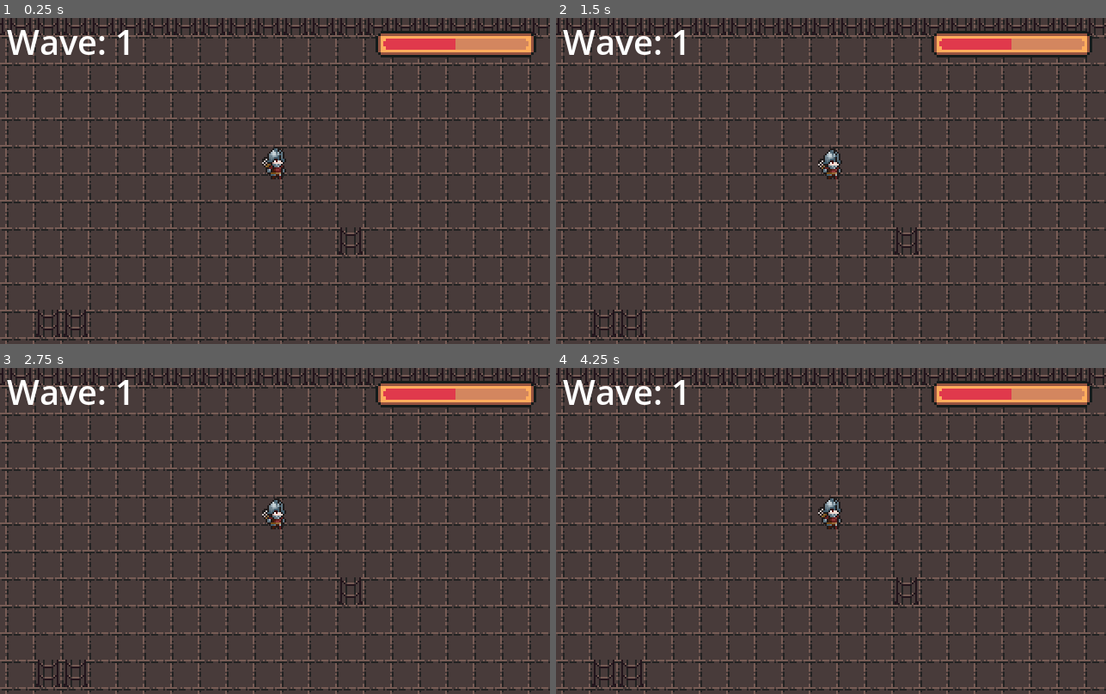
Above: before the commit, frames 1-4 (two rows, left to right).
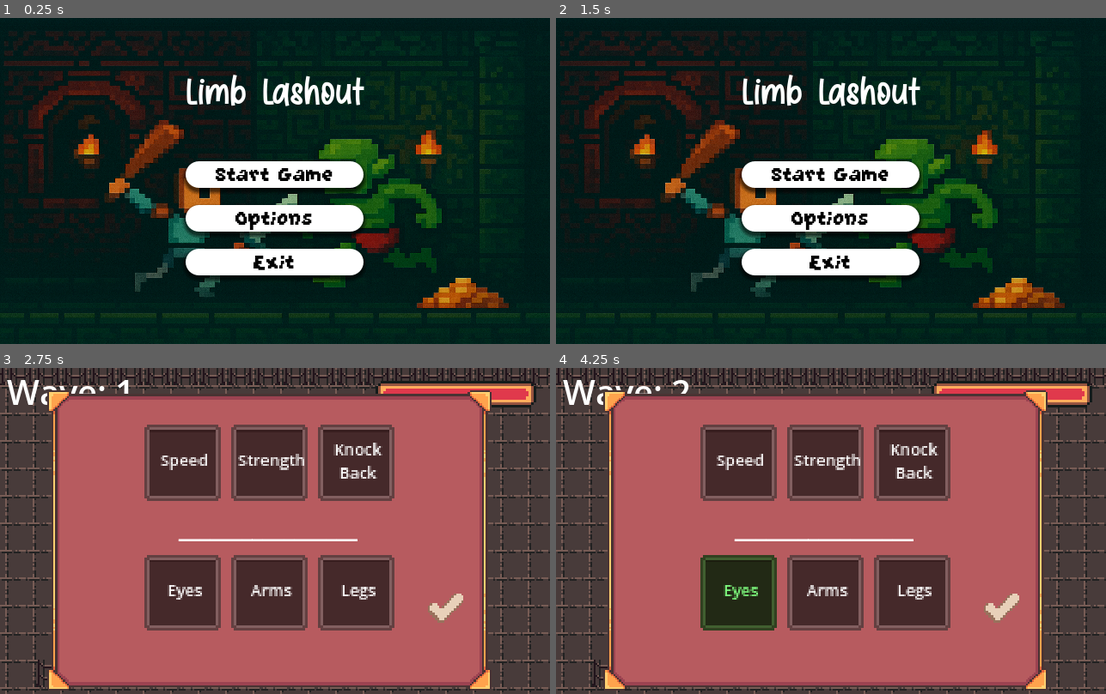
Above: after the commit, the same moments.

Repository: NarrowJS/daydream-game
Game: Godot game, scene res://scenes/main_menu1.tscn
Two runs of this game, one before a commit and one after it. Both use one fixed random seed, a clock stepped at 60 frames per second and the inputs below. Before the commit the project starts from res://scenes/game.tscn.
Inputs (mouse positions are in pixels of both pictures, inside the frame that each line leads up to):
- Up to frame 1 (0.25 s): no input
- Up to frame 2 (1.5 s): click (831, 216) at 0.5 s, where only the run after the commit has a clickable "Options"; click (831, 269) at 1.25 s, where only the run after the commit has a clickable "Back"
- Up to frame 3 (2.75 s): click (275, 524) at 2 s, where only the run after the commit has a clickable "Start Game"
- Up to frame 4 (4.25 s): click (1001, 609) at 2.77 s; click (737, 592) at 3.5 s, where only the run after the commit has a clickable "Eyes"

The runs differ from the first frame. In frame 1, 98% of the frame differs, in the area x 0-100%, y 0-100%; in frame 2, 98%; in frame 3, 59%; in frame 4, 61%.
Error before the commit: Parse Error: Mixed use of tabs and spaces for indentation. (res://scenes/mobSpawning.gd:30)

Commit message:
pls help

Diff:
--- a/project.godot
+++ b/project.godot
@@ -11,7 +11,7 @@
 [application]
 
 config/name="StartMenu"
-run/main_scene="uid://p8l6y07hul5m"
+run/main_scene="uid://dqwl1mpm7uy4n"
 config/features=PackedStringArray("4.5", "Forward Plus")
 config/icon="res://icon.svg"
 
--- a/scenes/game.tscn
+++ b/scenes/game.tscn
@@ -61,12 +61,6 @@
 autowrap_mode = 0
 autowrap_trim_flags = 0
 
-[node name="ColorRect" type="ColorRect" parent="."]
-offset_left = -111.0
-offset_top = -68.0
-offset_right = 114.0
-offset_bottom = 63.0
-
 [node name="Path2D" type="Path2D" parent="."]
 scale = Vector2(4, 4)
 curve = SubResource("Curve2D_iywne")
@@ -80,8 +74,9 @@
 wait_time = 0.2
 autostart = true
 
-[node name="Mobs" parent="." instance=ExtResource("3_lnu2h")]
+[node name="Mobs2" parent="." instance=ExtResource("3_lnu2h")]
 position = Vector2(415, -150)
+
 [node name="selector" type="CanvasLayer" parent="."]
 visible = false
 
@@ -132,7 +127,6 @@
 horizontal_alignment = 1
 
 [node name="CanvasLayer2" type="CanvasLayer" parent="."]
-visible = false
 
 [node name="Control" parent="CanvasLayer2" instance=ExtResource("10_vtaks")]
 visible = false
@@ -141,7 +135,6 @@
 stream = ExtResource("9_0tnpc")
 volume_db = 5.725
 autoplay = true
-bus = &"Music"
 
 [node name="InBetweenWaves" type="Timer" parent="."]
 wait_time = 2.0
--- /dev/null
+++ b/scenes/main_menu1.tscn
@@ -0,0 +1,221 @@
+[gd_scene load_steps=13 format=3 uid="uid://dqwl1mpm7uy4n"]
+
+[ext_resource type="Script" uid="uid://c1omit3wxcfmw" path="res://scenes/main_menu.gd" id="1_rugse"]
+[ext_resource type="Texture2D" uid="uid://cpad0yai45fmb" path="res://Fonts/background.png" id="2_msv0u"]
+[ext_resource type="FontFile" uid="uid://b1mummulfm53k" path="res://Fonts/GrapeSoda.ttf" id="3_8qb8f"]
+[ext_resource type="FontFile" uid="uid://ci15qx8ppgsl0" path="res://Fonts/SweetToffee.ttf" id="4_c4pqb"]
+[ext_resource type="Script" path="res://scenes/audio_control.gd" id="5_x00tw"]
+[ext_resource type="AudioStream" uid="uid://dybp4unp1d8u1" path="res://assets/Goblins_Dance_(Battle).wav" id="6_uq2sj"]
+
+[sub_resource type="StyleBoxTexture" id="StyleBoxTexture_rtw2f"]
+texture = ExtResource("2_msv0u")
+modulate_color = Color(0.8175213, 0.8175213, 0.81752115, 1)
+
+[sub_resource type="StyleBoxFlat" id="StyleBoxFlat_wu84c"]
+bg_color = Color(1, 1, 1, 1)
+corner_radius_top_left = 16
+corner_radius_top_right = 16
+corner_radius_bottom_right = 16
+corner_radius_bottom_left = 16
+shadow_size = 5
+shadow_offset = Vector2(0, 3.41)
+
+[sub_resource type="StyleBoxFlat" id="StyleBoxFlat_8ln24"]
+bg_color = Color(0.37036446, 0.3703645, 0.37036446, 1)
+corner_radius_top_left = 16
+corner_radius_top_right = 16
+corner_radius_bottom_right = 16
+corner_radius_bottom_left = 16
+shadow_size = 5
+shadow_offset = Vector2(0, 3.41)
+
+[sub_resource type="StyleBoxFlat" id="StyleBoxFlat_rtw2f"]
+bg_color = Color(0.556953, 0.556953, 0.556953, 1)
+corner_radius_top_left = 16
+corner_radius_top_right = 16
+corner_radius_bottom_right = 16
+corner_radius_bottom_left = 16
+shadow_size = 5
+shadow_offset = Vector2(0, 3.41)
+
+[sub_resource type="StyleBoxLine" id="StyleBoxLine_8ln24"]
+color = Color(1, 1, 1, 1)
+thickness = 4
+
+[sub_resource type="StyleBoxLine" id="StyleBoxLine_oa1go"]
+color = Color(0, 0.74509805, 0, 1)
+thickness = 5
+
+[node name="MainMenu" type="Control"]
+layout_mode = 3
+anchors_preset = 15
+anchor_right = 1.0
+anchor_bottom = 1.0
+grow_horizontal = 2
+grow_vertical = 2
+script = ExtResource("1_rugse")
+
+[node name="Panel" type="Panel" parent="."]
+layout_mode = 0
+offset_right = 641.0
+offset_bottom = 382.0
+theme_override_styles/panel = SubResource("StyleBoxTexture_rtw2f")
+
+[node name="MainButtons" type="VBoxContainer" parent="."]
+layout_mode = 1
+anchors_preset = 8
+anchor_left = 0.5
+anchor_top = 0.5
+anchor_right = 0.5
+anchor_bottom = 0.5
+offset_left = -103.625
+offset_top = -23.0
+offset_right = 103.625
+offset_bottom = 112.0
+grow_horizontal = 2
+grow_vertical = 2
+theme_override_constants/separation = 20
+
+[node name="Button" type="Button" parent="MainButtons"]
+layout_mode = 2
+size_flags_horizontal = 5
+theme_override_colors/font_color = Color(0, 0, 0, 1)
+theme_override_colors/font_focus_color = Color(0, 0, 0, 1)
+theme_override_colors/font_pressed_color = Color(0, 0, 0, 1)
+theme_override_colors/font_hover_color = Color(0, 0, 0, 1)
+theme_override_fonts/font = ExtResource("3_8qb8f")
+theme_override_font_sizes/font_size = 30
+theme_override_styles/normal = SubResource("StyleBoxFlat_wu84c")
+theme_override_styles/pressed = SubResource("StyleBoxFlat_8ln24")
+theme_override_styles/hover = SubResource("StyleBoxFlat_rtw2f")
+theme_override_styles/focus = SubResource("StyleBoxFlat_wu84c")
+text = "Start Game"
+
+[node name="Button2" type="Button" parent="MainButtons"]
+layout_mode = 2
+size_flags_horizontal = 5
+theme_override_colors/font_color = Color(0, 0, 0, 1)
+theme_override_colors/font_focus_color = Color(0, 0, 0, 1)
+theme_override_colors/font_pressed_color = Color(0, 0, 0, 1)
+theme_override_colors/font_hover_color = Color(0, 0, 0, 1)
+theme_override_fonts/font = ExtResource("3_8qb8f")
+theme_override_font_sizes/font_size = 30
+theme_override_styles/normal = SubResource("StyleBoxFlat_wu84c")
+theme_override_styles/pressed = SubResource("StyleBoxFlat_8ln24")
+theme_override_styles/hover = SubResource("StyleBoxFlat_rtw2f")
+theme_override_styles/focus = SubResource("StyleBoxFlat_wu84c")
+text = "Options"
+
+[node name="Button3" type="Button" parent="MainButtons"]
+layout_mode = 2
+size_flags_horizontal = 5
+theme_override_colors/font_color = Color(0, 0, 0, 1)
+theme_override_colors/font_focus_color = Color(0, 0, 0, 1)
+theme_override_colors/font_pressed_color = Color(0, 0, 0, 1)
+theme_override_colors/font_hover_color = Color(0, 0, 0, 1)
+theme_override_fonts/font = ExtResource("3_8qb8f")
+theme_override_font_sizes/font_size = 30
+theme_override_styles/normal = SubResource("StyleBoxFlat_wu84c")
+theme_override_styles/pressed = SubResource("StyleBoxFlat_8ln24")
+theme_override_styles/hover = SubResource("StyleBoxFlat_rtw2f")
+theme_override_styles/focus = SubResource("StyleBoxFlat_wu84c")
+text = "Exit"
+
+[node name="Label" type="Label" parent="."]
+layout_mode = 1
+anchors_preset = 5
+anchor_left = 0.5
+anchor_right = 0.5
+offset_left = -104.0
+offset_top = 59.0
+offset_right = 104.0
+offset_bottom = 113.0
+grow_horizontal = 2
+theme_override_fonts/font = ExtResource("4_c4pqb")
+theme_override_font_sizes/font_size = 50
+text = "Limb Lashout"
+
+[node name="Options" type="Panel" parent="."]
+layout_mode = 1
+anchors_preset = 8
+anchor_left = 0.5
+anchor_top = 0.5
+anchor_right = 0.5
+anchor_bottom = 0.5
+offset_left = -143.25
+offset_top = -55.0
+offset_right = 143.25
+offset_bottom = 139.0
+grow_horizontal = 2
+grow_vertical = 2
+
+[node name="Label" type="Label" parent="Options"]
+layout_mode = 1
+anchors_preset = 8
+anchor_left = 0.5
+anchor_top = 0.5
+anchor_right = 0.5
+anchor_bottom = 0.5
+offset_left = -94.5
+offset_top = -94.0
+offset_right = 94.5
+offset_bottom = -50.0
+grow_horizontal = 2
+grow_vertical = 2
+theme_override_fonts/font = ExtResource("3_8qb8f")
+theme_override_font_sizes/font_size = 35
+text = "Options"
+horizontal_alignment = 1
+vertical_alignment = 1
+
+[node name="Back" type="Button" parent="Options/Label"]
+layout_mode = 0
+offset_left = -9.125
+offset_top = 140.0
+offset_right = 197.875
+offset_bottom = 171.0
+size_flags_horizontal = 5
+theme_override_colors/font_color = Color(0, 0, 0, 1)
+theme_override_colors/font_focus_color = Color(0, 0, 0, 1)
+theme_override_colors/font_pressed_color = Color(0, 0, 0, 1)
+theme_override_colors/font_hover_color = Color(0, 0, 0, 1)
+theme_override_fonts/font = ExtResource("3_8qb8f")
+theme_override_font_sizes/font_size = 30
+theme_override_styles/normal = SubResource("StyleBoxFlat_wu84c")
+theme_override_styles/pressed = SubResource("StyleBoxFlat_8ln24")
+theme_override_styles/hover = SubResource("StyleBoxFlat_rtw2f")
+theme_override_styles/focus = SubResource("StyleBoxFlat_wu84c")
+text = "Back"
+
+[node name="AudioControl" type="HSlider" parent="Options"]
+layout_mode = 1
+anchors_preset = 8
+anchor_left = 0.5
+anchor_top = 0.5
+anchor_right = 0.5
+anchor_bottom = 0.5
+offset_left = -112.625
+offset_top = -48.0
+offset_right = 112.625
+offset_bottom = -32.0
+grow_horizontal = 2
+grow_vertical = 2
+theme_override_styles/slider = SubResource("StyleBoxLine_8ln24")
+theme_override_styles/grabber_area = SubResource("StyleBoxLine_oa1go")
+theme_override_styles/grabber_area_highlight = SubResource("StyleBoxLine_oa1go")
+min_value = -10.0
+max_value = 20.0
+value = 20.0
+script = ExtResource("5_x00tw")
+audio_bus_name = "Music"
+
+[node name="AudioStreamPlayer" type="AudioStreamPlayer" parent="."]
+stream = ExtResource("6_uq2sj")
+volume_db = 5.5
+autoplay = true
+
+[connection signal="pressed" from="MainButtons/Button" to="." method="_on_start_pressed"]
+[connection signal="pressed" from="MainButtons/Button2" to="." method="_on_options_pressed"]
+[connection signal="pressed" from="MainButtons/Button3" to="." method="_on_exit_pressed"]
+[connection signal="pressed" from="Options/Label/Back" to="." method="_on_back_pressed"]
+[connection signal="value_changed" from="Options/AudioControl" to="Options/AudioControl" method="_on_value_changed"]
--- a/scenes/mobSpawning.gd
+++ b/scenes/mobSpawning.gd
@@ -1,6 +1,6 @@
 extends Node2D
 
-@export var current_level = 2
+@export var current_level = 1
 @onready var monster_dict = {
 	1:1,
 	2:2,
@@ -25,15 +25,15 @@
 		dead_enemies = 0
 
 
-func makeAMob():
+func makeAMob(type):
 	for i in range(monster_dict[current_level]):
 		var newMob
-	    if type == "orc":
-		    newMob = preload("res://scenes/mobss/orc.tscn").instantiate()
-	    else:
-		    newMob = preload("res://scenes/mobss/red.tscn").instantiate()
-	    %PathFollow2D.progress_ratio = randf()
-	    newMob.global_position = %PathFollow2D.global_position
+		if type == "orc":
+			newMob = preload("res://scenes/mobss/orc.tscn").instantiate()
+		else:
+			newMob = preload("res://scenes/mobss/red.tscn").instantiate()
+		%PathFollow2D.progress_ratio = randf()
+		newMob.global_position = %PathFollow2D.global_position
 		add_child(newMob)
 		print("spawned mob")
 		await get_tree().create_timer(2.0).timeout
@@ -51,7 +51,7 @@
 			print("level 4")
 		5:
 			print("level 5")
-	makeAMob()
+	makeAMob("red")
 
 
 
--- a/scenes/mobss/red.gd
+++ b/scenes/mobss/red.gd
@@ -4,6 +4,18 @@
 var player_chase: bool = false
 var player: Player = null
 var man = null
+
+
+var health = 10
+
+func take_damage(amount: int):
+	health -= amount
+	if health <= 0:
+		die()
+
+func die():
+	get_parent().enemy_death()  # call the spawner's method
+	queue_free()
 
 func _ready():
 	man = get_node("/root/game/player")
@@ -14,11 +26,11 @@
 		var direction = (player.position - position).normalized()
 		velocity = direction * speed
 
-		$AnimatedSprite2D.play("walk")
+	##	$AnimatedSprite2D.play("walk")
 		$AnimatedSprite2D.flip_h = player.position.x < position.x
 	else:
 		velocity = Vector2.ZERO
-		$AnimatedSprite2D.play("idle")
+##		$AnimatedSprite2D.play("idle")
 
 	move_and_slide()
 
@@ -38,7 +50,7 @@
 
 
 func _on_orc_hit_p(body):
-	print("peeeee")
+	print("hit the player")
 	man.emit_signal("healthChanged", null)
 	man.currentHealth -= 1
 	print(man.currentHealth)
--- a/scenes/orc.gd
+++ b/scenes/orc.gd
@@ -4,10 +4,22 @@
 var player_chase = false
 var player = null
 
+
+var health = 10
+
+func take_damage(amount: int):
+	health -= amount
+	if health <= 0:
+		die()
+
+func die():
+	get_parent().enemy_death()  # call the spawner's method
+	queue_free()
+
 func _physics_process(delta):
 	if player_chase:
 		position += (player.position - position)*speed
-		$AnimatedSprite2D.play("FlyForward")
+		##$AnimatedSprite2D.play("FlyForward")
 		if (player.position.x - position.x) < 0:
 			$AnimatedSprite2D.flip_h = true
 		else:
--- a/scenes/player.tscn
+++ b/scenes/player.tscn
@@ -189,7 +189,8 @@
 zoom = Vector2(2, 2)
 
 [node name="attackarea" type="Area2D" parent="."]
-collision_layer = 2
+collision_layer = 3
+collision_mask = 3
 monitorable = false
 
 [node name="CollisionShape2D" type="CollisionShape2D" parent="attackarea"]
--- a/scripts/player.gd
+++ b/scripts/player.gd
@@ -8,7 +8,7 @@
 
 @export var maxHealth = 30
 
-@export var currentHealth: int = 15
+@export var currentHealth: int = 30
 
 @onready var animated_sprite = $AnimatedSprite2D
 
@@ -24,9 +24,16 @@
 func attack():
 	sword_sfx.play()
 	var overlapping_objects = $attackarea.get_overlapping_areas()
+	print(overlapping_objects)
 	for area in overlapping_objects:
 		var parent = area.get_parent()
-		print(parent.name)
+		if parent.has_method("take_damage"):
+			parent.take_damage(10) # you can adjust damage value
+			print("Hit:", parent.name) # stop after killing the first one
+
+
+
+
 
 	attacking = true
 	animated_sprite.play("attack")
--- a/scripts/selector.gd
+++ b/scripts/selector.gd
@@ -49,10 +49,7 @@
 
 		if buffType == "speed":
 			player.speed = 200
-		elif buffType == "strength":
-			player.damage = 30
-		elif buffType == "knockback":
-			player.knockback = 3
+
 
 
 
Not shown, added: export_presets.cfg
Not shown: 1 places in scenes/game.tscn that only renumber resources
